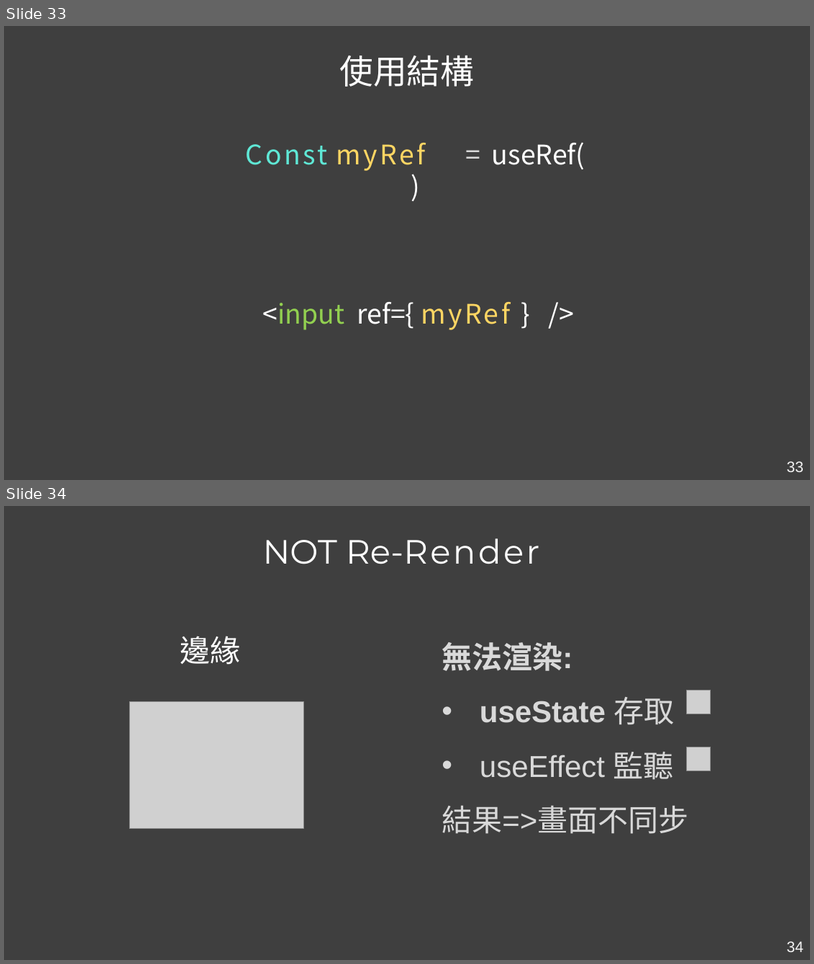
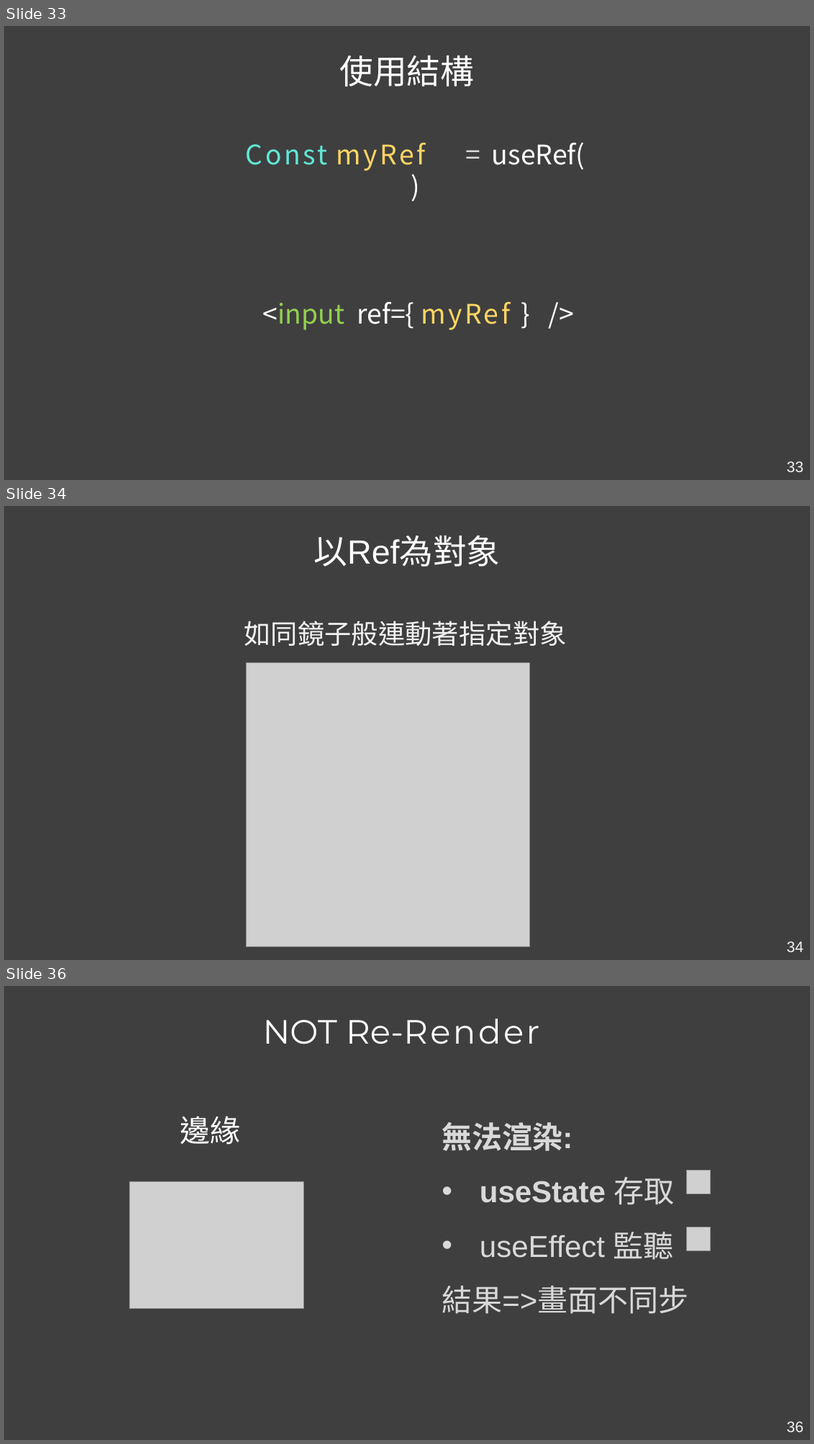
Before and after one commit to Kader-coder/React-Hooks, a slide deck: PPT/React Hooks &.pptx. Shown one above the other, each under a label of ours: slides 33 and 34 before the commit, slides 33, 34 and 36 after it; the slides between them are not shown. The pictures are 814x964 and 814x1444 pixels, drawn with LibreOffice and Linux fonts; fonts in the diff are those of the drawing; grey boxes stand for pictures. Boxes give left, top, right and bottom in pixels: in the first picture for what was removed or moved away, otherwise in the second. Text is boxed around its words. In the diff, an @@ line names an element or a change of style, - is before the commit and + after.

```diff
--- a/PPT/React Hooks &.pptx
+++ b/PPT/React Hooks &.pptx
@@ slide 34 added at [4,506,810,960], background #3F3F3F @@
@@ text added at [314,535,500,566], 40 pt, text #FFFFFF @@
+以Ref為對象
@@ text added at [244,620,567,646], 32 pt, text #F2F2F2 @@
+如同鏡子般連動著指定對象
@@ picture added at [246,663,530,947] @@
@@ page number added at [787,941,804,952], 18 pt, text #F2F2F2 @@
+34
@@ what was slide 34 is now slide 36 @@
@@ page number at [787,1421,804,1432]: text changed @@
-34
+36
```
Also in this commit, not shown: 4 slides changed, 4 other slides added, 2 slides removed, 1 other file.
